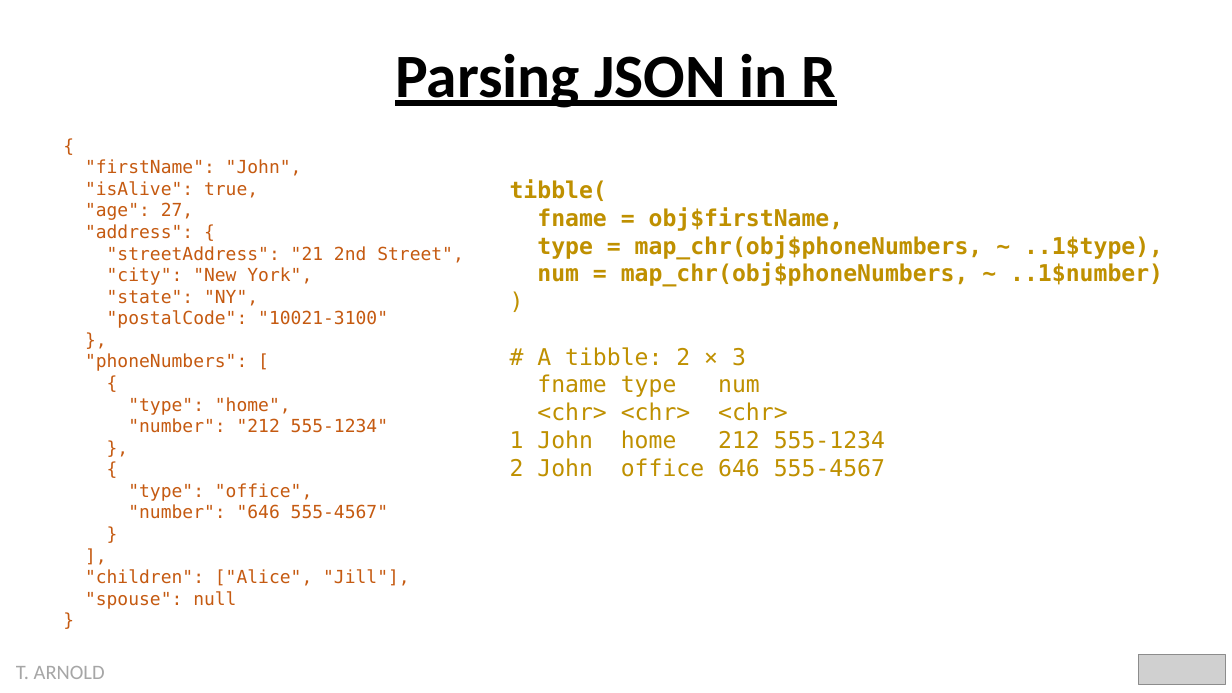
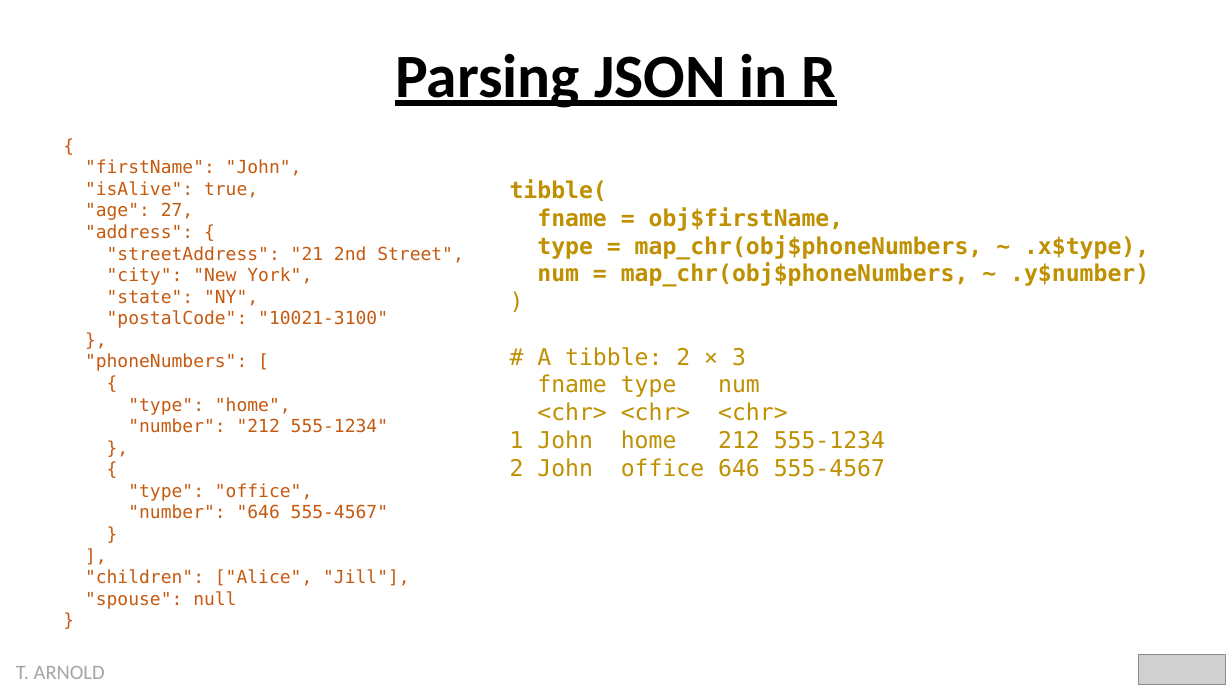
Before and after one commit to statsmaths/dsst289-f21, a slide deck: slide 9 of pslides/json_data.pptx. Drawn at 1232x693 pixels with LibreOffice and Linux fonts; fonts in the diff are those of the drawing; grey boxes stand for pictures. Boxes give left, top, right and bottom in pixels: in the first picture for what was removed or moved away, otherwise in the second. Text is boxed around its words. In the diff, an @@ line names an element or a change of style, - is before the commit and + after.

```diff
--- a/pslides/json_data.pptx
+++ b/pslides/json_data.pptx
@@ text at box(537, 235, 1149, 287): text changed @@
-type = map_chr(obj$phoneNumbers, ~ ..1$type),
-num = map_chr(obj$phoneNumbers, ~ ..1$number)
+type = map_chr(obj$phoneNumbers, ~ .x$type),
+num = map_chr(obj$phoneNumbers, ~ .y$number)
```
Also in this commit, not shown: 2 other slides changed, 17 other files.
